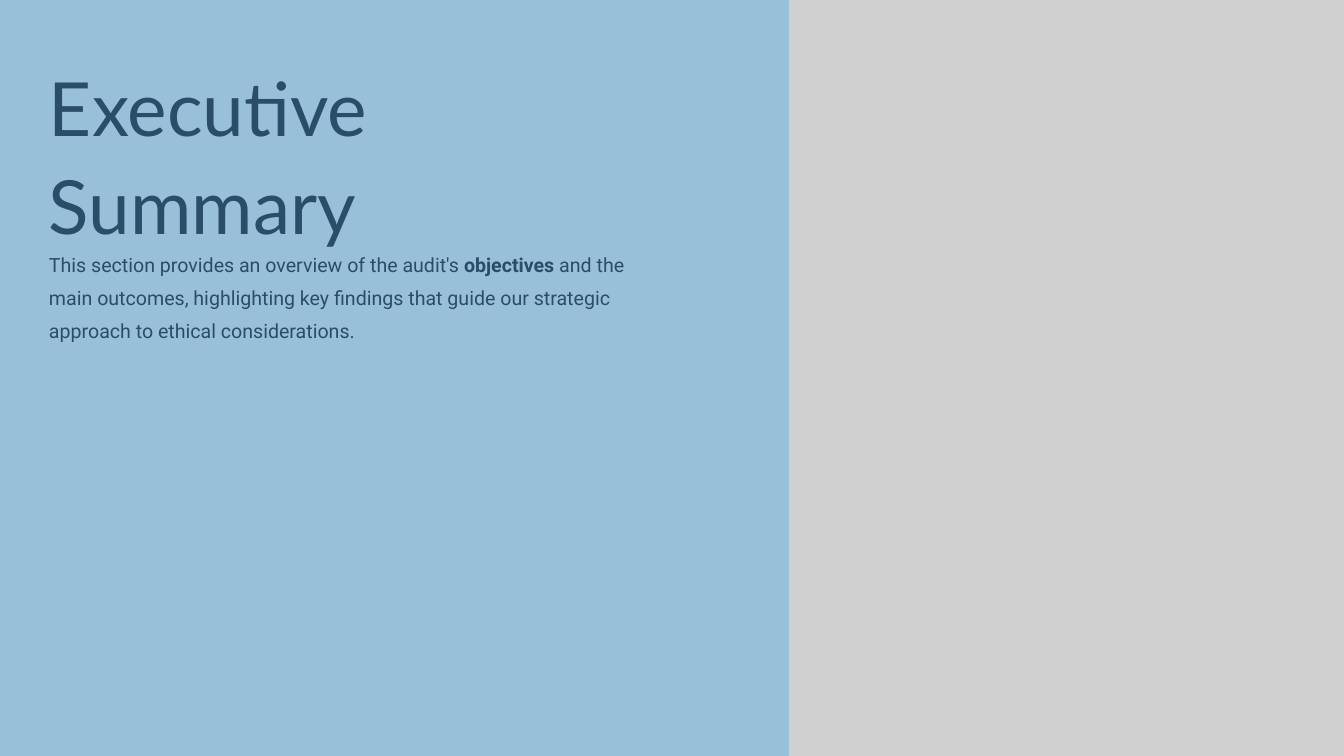
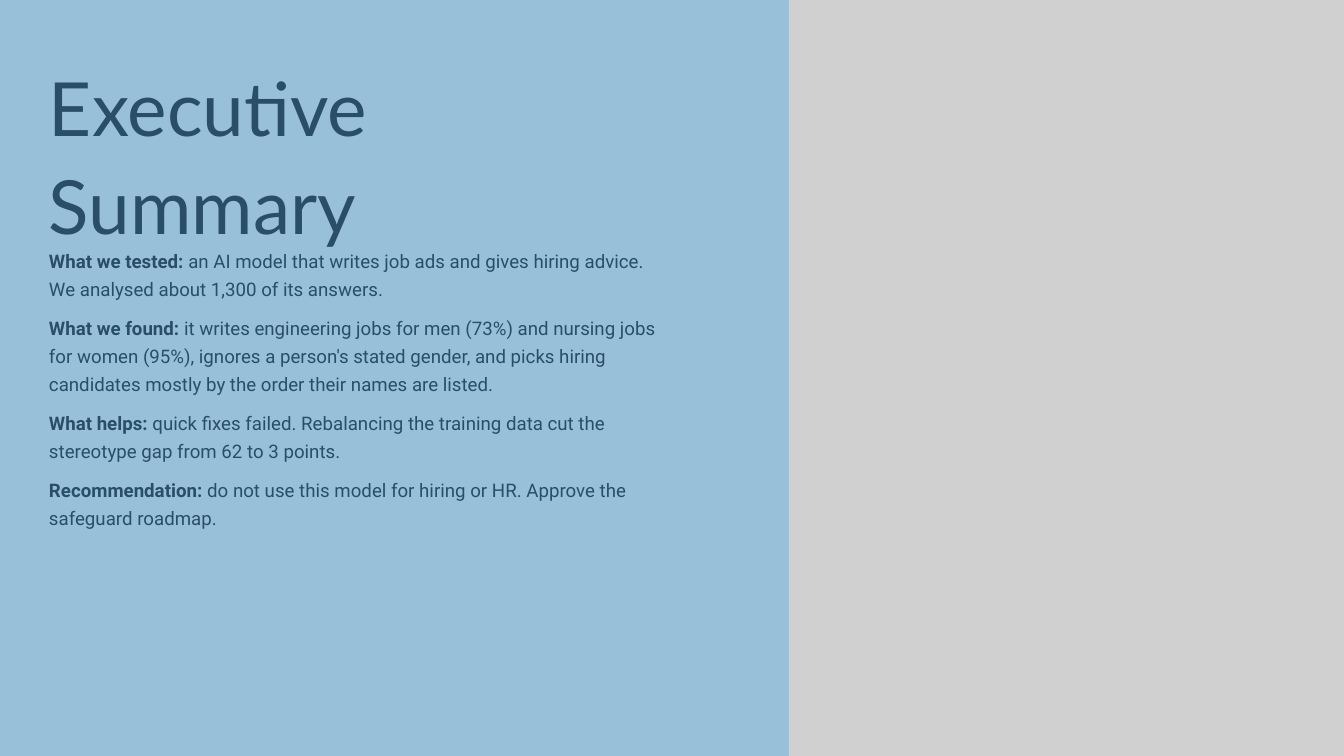
Before and after one commit to lucaskienast/gen-ai-ethical-audit-mitigation-plan, a slide deck: slide 2 of starter/ethics-committee-presentation-starter.pptx. Drawn at 1344x756 pixels with LibreOffice and Linux fonts; fonts in the diff are those of the drawing; grey boxes stand for pictures. Boxes give left, top, right and bottom in pixels: in the first picture for what was removed or moved away, otherwise in the second. Text is boxed around its words. In the diff, an @@ line names an element or a change of style, - is before the commit and + after.

```diff
--- a/starter/ethics-committee-presentation-starter.pptx
+++ b/starter/ethics-committee-presentation-starter.pptx
@@ text at (49, 254, 655, 529): text changed; size 21 to 20 pt @@
-This section provides an overview of the audit's objectives and the main outcomes, highlighting key findings that guide our strategic approach to ethical considerations.
+What we tested: an AI model that writes job ads and gives hiring advice. We analysed about 1,300 of its answers.
+What we found: it writes engineering jobs for men (73%) and nursing jobs for women (95%), ignores a person's stated gender, and picks hiring candidates mostly by the order their names are listed.
+What helps: quick fixes failed. Rebalancing the training data cut the stereotype gap from 62 to 3 points.
+Recommendation: do not use this model for hiring or HR. Approve the safeguard roadmap.
```
Also in this commit, not shown: 2 other slides changed, 7 slides added, 7 slides removed, 32 other files.
